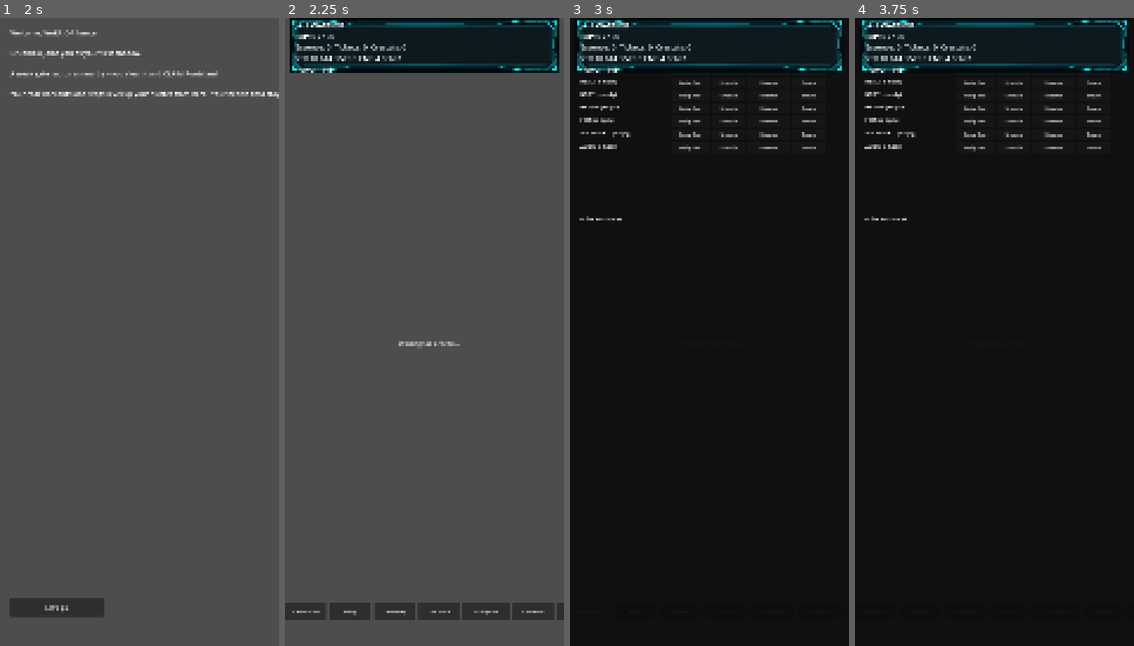
Above: before the commit, frames 1-4 (left to right).
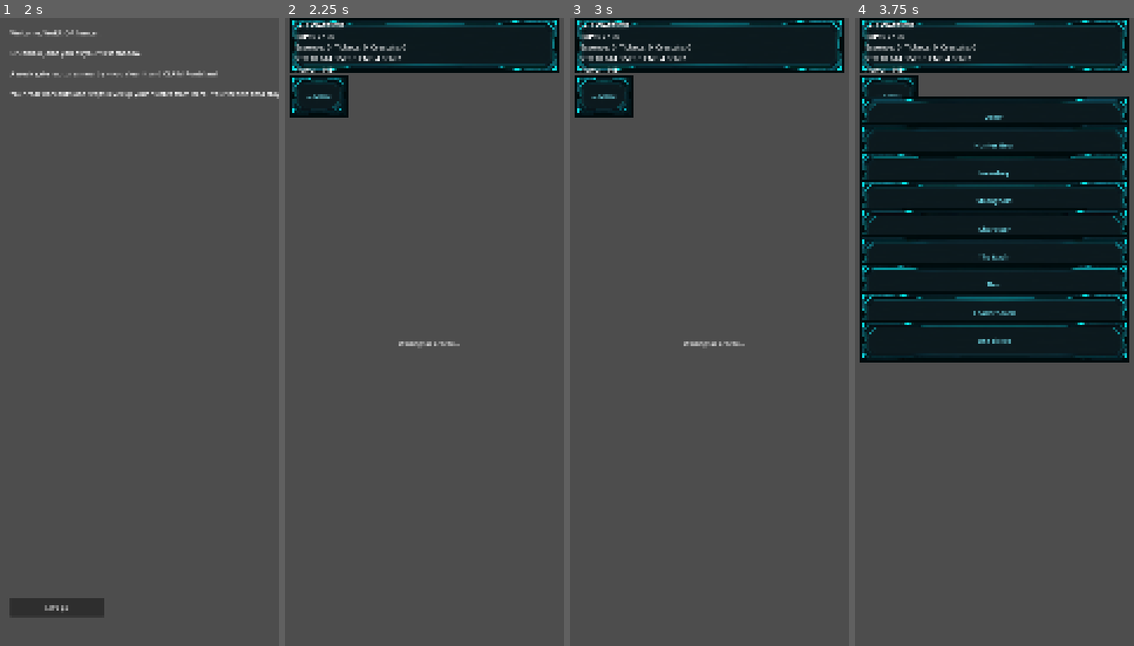
Above: after the commit, the same moments.

Repository: Luke-AI-Developments/HollowHunter
Game: Godot game, scene res://scenes/main.tscn
Same seed, same stepped clock (60 frames per second), same inputs: the game is played once before the commit and once after it.
Inputs (mouse positions are in pixels of both pictures, inside the frame that each line leads up to):
- Up to frame 1 (2 s): tap Enter at 0.5 s; move the mouse to (200, 300) at 0.52 s; hold Shift 0.53-1.25 s; click (200, 300) at 0.67 s; click "Warrior" at 1.25 s
- Up to frame 2 (2.25 s): click "Let's go" at 2 s
- Up to frame 3 (3 s): click (589, 608) at 2.75 s, where only the run before the commit has a clickable "Hunter Gear"
- Up to frame 4 (3.75 s): click (888, 93) at 3.5 s, where only the run after the commit has a clickable "☰ Menu"

Frame 1 is identical in both runs. In frame 2, 3.9% of the frame differs, in the area x 0-100%, y 9-96%; in frame 3, 90%, in the area x 0-100%, y 0-100%; in frame 4, 56%.

Commit message:
feat: fold-out home nav menu replaces the bottom scroll bar
☰ Menu button top-left unfolds 9 full-width cyan-glass banners over the
map (ui_system_frame nine-patch, cyan font, matching the popups). The 9
@onready button refs repoint from NavScroll/NavRow to NavMenu/BannerList;
every nav handler is reused. Each banner also connects _close_nav_menu so
picking one navigates and folds the menu away. Nav order re-sorted:
management screens first, Use Ticket last.

Co-Authored-By: Claude Sonnet 5 <noreply@anthropic.com>
Claude-Session: https://claude.ai/code/session_011ZyXxpF6DuowwNkHmsaD2W

Diff:
--- a/scenes/main.gd
+++ b/scenes/main.gd
@@ -66,28 +66,30 @@
 @onready var system_panel: SystemPanel = $GameUI/SystemPanel
 @onready var marker_card_subtitle_label: Label = $GameUI/MarkerCard/SubtitleLabel
 @onready var marker_card_action_button: Button = $GameUI/MarkerCard/ActionButton
-@onready var inventory_button: Button = $GameUI/NavScroll/NavRow/InventoryButton
+@onready var menu_button: Button = $GameUI/NavMenu/MenuButton
+@onready var banner_list: Node2D = $GameUI/NavMenu/BannerList
+@onready var inventory_button: Button = $GameUI/NavMenu/BannerList/InventoryBanner
 @onready var inventory_view: InventoryView = $GameUI/InventoryPanel
-@onready var hunter_gear_button: Button = $GameUI/NavScroll/NavRow/HunterGearButton
+@onready var hunter_gear_button: Button = $GameUI/NavMenu/BannerList/HunterGearBanner
 @onready var hunter_gear_view: HunterGearView = $GameUI/HunterGearPanel
 @onready var shadow_gear_view: ShadowGearView = $GameUI/ShadowGearPanel
-@onready var army_button: Button = $GameUI/NavScroll/NavRow/ArmyButton
+@onready var army_button: Button = $GameUI/NavMenu/BannerList/ArmyBanner
 @onready var army_view: ArmyView = $GameUI/ArmyPanel
-@onready var nadir_button: Button = $GameUI/NavScroll/NavRow/NadirButton
+@onready var nadir_button: Button = $GameUI/NavMenu/BannerList/NadirBanner
 @onready var nadir_panel: Node2D = $GameUI/NadirPanel
 @onready var nadir_info_label: Label = $GameUI/NadirPanel/InfoLabel
 @onready var nadir_take_on_button: Button = $GameUI/NadirPanel/TakeOnButton
-@onready var stronghold_button: Button = $GameUI/NavScroll/NavRow/StrongholdButton
+@onready var stronghold_button: Button = $GameUI/NavMenu/BannerList/StrongholdBanner
 @onready var stronghold_view: StrongholdView = $GameUI/StrongholdPanel
 @onready var place_stronghold_button: Button = $GameUI/StrongholdPanel/PlaceStrongholdButton
 @onready var confirm_stronghold_button: Button = $GameUI/ConfirmStrongholdButton
 @onready var cancel_stronghold_button: Button = $GameUI/CancelStrongholdButton
-@onready var character_button: Button = $GameUI/NavScroll/NavRow/CharacterButton
+@onready var character_button: Button = $GameUI/NavMenu/BannerList/CharacterBanner
 @onready var character_view: CharacterView = $GameUI/CharacterPanel
-@onready var use_ticket_button: Button = $GameUI/NavScroll/NavRow/UseTicketButton
-@onready var shop_button: Button = $GameUI/NavScroll/NavRow/ShopButton
+@onready var use_ticket_button: Button = $GameUI/NavMenu/BannerList/UseTicketBanner
+@onready var shop_button: Button = $GameUI/NavMenu/BannerList/ShopBanner
 @onready var shop_view: ShopView = $GameUI/ShopPanel
-@onready var leaderboard_button: Button = $GameUI/NavScroll/NavRow/LeaderboardButton
+@onready var leaderboard_button: Button = $GameUI/NavMenu/BannerList/LeaderboardBanner
 @onready var leaderboard_view: LeaderboardView = $GameUI/LeaderboardPanel
 @onready var gate_break_panel: Node2D = $GameUI/GateBreakPanel
 @onready var gate_break_info_label: Label = $GameUI/GateBreakPanel/InfoLabel
@@ -270,6 +272,8 @@
 func _setup_gear_panels() -> void:
 	if not hunter_gear_button.pressed.is_connected(_on_hunter_gear_button_pressed):
 		hunter_gear_button.pressed.connect(_on_hunter_gear_button_pressed)
+		menu_button.pressed.connect(_on_menu_button_pressed)
+		hunter_gear_button.pressed.connect(_close_nav_menu)
 		hunter_gear_view.state_changed.connect(_on_state_changed)
 		shadow_gear_view.state_changed.connect(_on_state_changed)
 		army_button.pressed.connect(
@@ -277,6 +281,7 @@
 				_hide_marker_card()
 				army_view.open()
 		)
+		army_button.pressed.connect(_close_nav_menu)
 		army_view.state_changed.connect(_on_state_changed)
 		army_view.mass_convert_result.connect(
 			func(msg: String) -> void: system_toast.show_toast(msg.lstrip("\n"))
@@ -289,8 +294,10 @@
 				_hide_marker_card()
 				inventory_view.open()
 		)
+		inventory_button.pressed.connect(_close_nav_menu)
 		inventory_view.state_changed.connect(_on_state_changed)
 		nadir_button.pressed.connect(_on_nadir_button_pressed)
+		nadir_button.pressed.connect(_close_nav_menu)
 		$GameUI/NadirPanel/CloseButton.pressed.connect(_on_nadir_close_pressed)
 		nadir_take_on_button.pressed.connect(_on_nadir_take_on_pressed)
 		stronghold_button.pressed.connect(
@@ -298,6 +305,7 @@
 				_hide_marker_card()
 				stronghold_view.open()
 		)
+		stronghold_button.pressed.connect(_close_nav_menu)
 		stronghold_view.state_changed.connect(_on_state_changed)
 		stronghold_view.collected.connect(
 			func(msg: String) -> void: system_panel.show_panel("STRONGHOLD", msg.lstrip("\n"))
@@ -309,10 +317,13 @@
 		confirm_stronghold_button.pressed.connect(_on_confirm_stronghold_pressed)
 		cancel_stronghold_button.pressed.connect(_on_cancel_stronghold_pressed)
 		character_button.pressed.connect(_on_character_button_pressed)
+		character_button.pressed.connect(_close_nav_menu)
 		character_view.state_changed.connect(_on_state_changed)
 		character_view.trial_result.connect(_on_character_trial_result)
 		use_ticket_button.pressed.connect(_on_use_ticket_pressed)
+		use_ticket_button.pressed.connect(_close_nav_menu)
 		shop_button.pressed.connect(_on_shop_button_pressed)
+		shop_button.pressed.connect(_close_nav_menu)
 		shop_view.close_requested.connect(func() -> void: shop_view.visible = false)
 		shop_view.buy_ticket_bundle_requested.connect(_on_buy_ticket_bundle_requested)
 		shop_view.buy_essence_bundle_requested.connect(_on_buy_essence_bundle_requested)
@@ -322,6 +333,7 @@
 				_hide_marker_card()
 				leaderboard_view.open()
 		)
+		leaderboard_button.pressed.connect(_close_nav_menu)
 		gate_break_accept_button.pressed.connect(_on_gate_break_accept_pressed)
 		gate_break_dismiss_button.pressed.connect(_on_gate_break_dismiss_pressed)
 		gate_break_timer.timeout.connect(_maybe_offer_gate_break)
@@ -894,6 +906,14 @@
 	_show_ticket_gate_card(_pending_ticket_gate)
 
 
+func _on_menu_button_pressed() -> void:
+	banner_list.visible = not banner_list.visible
+
+
+func _close_nav_menu() -> void:
+	banner_list.visible = false
+
+
 func _on_place_stronghold_pressed() -> void:
 	stronghold_view.visible = false
 	map_view.begin_stronghold_placement()
--- a/scenes/main.tscn
+++ b/scenes/main.tscn
@@ -16,6 +16,13 @@
 [ext_resource type="Script" path="res://scenes/system_panel.gd" id="14"]
 [ext_resource type="Texture2D" path="res://art/ui/ui_system_frame.webp" id="15"]
 
+[sub_resource type="StyleBoxTexture" id="StyleBoxTexture_navbanner"]
+texture = ExtResource("15")
+texture_margin_left = 64.0
+texture_margin_top = 64.0
+texture_margin_right = 64.0
+texture_margin_bottom = 64.0
+
 [node name="Main" type="Node2D"]
 script = ExtResource("1")
 
@@ -139,6 +146,171 @@
 position = Vector2(540, 1265)
 script = ExtResource("2")
 
+[node name="NavMenu" type="Node2D" parent="GameUI"]
+
+[node name="MenuButton" type="Button" parent="GameUI/NavMenu"]
+offset_left = 20.0
+offset_top = 220.0
+offset_right = 200.0
+offset_bottom = 290.0
+theme_override_colors/font_color = Color(0.498, 0.941, 1.0, 1)
+theme_override_colors/font_hover_color = Color(0.498, 0.941, 1.0, 1)
+theme_override_colors/font_pressed_color = Color(0.498, 0.941, 1.0, 1)
+theme_override_colors/font_focus_color = Color(0.498, 0.941, 1.0, 1)
+theme_override_font_sizes/font_size = 24
+theme_override_styles/normal = SubResource("StyleBoxTexture_navbanner")
+theme_override_styles/hover = SubResource("StyleBoxTexture_navbanner")
+theme_override_styles/pressed = SubResource("StyleBoxTexture_navbanner")
+theme_override_styles/focus = SubResource("StyleBoxTexture_navbanner")
+text = "☰ Menu"
+
+[node name="BannerList" type="Node2D" parent="GameUI/NavMenu"]
+visible = false
+
+[node name="ArmyBanner" type="Button" parent="GameUI/NavMenu/BannerList"]
+offset_left = 20.0
+offset_top = 300.0
+offset_right = 1060.0
+offset_bottom = 396.0
+theme_override_colors/font_color = Color(0.498, 0.941, 1.0, 1)
+theme_override_colors/font_hover_color = Color(0.498, 0.941, 1.0, 1)
+theme_override_colors/font_pressed_color = Color(0.498, 0.941, 1.0, 1)
+theme_override_colors/font_focus_color = Color(0.498, 0.941, 1.0, 1)
+theme_override_font_sizes/font_size = 26
+theme_override_styles/normal = SubResource("StyleBoxTexture_navbanner")
+theme_override_styles/hover = SubResource("StyleBoxTexture_navbanner")
+theme_override_styles/pressed = SubResource("StyleBoxTexture_navbanner")
+theme_override_styles/focus = SubResource("StyleBoxTexture_navbanner")
+text = "Army"
+
+[node name="HunterGearBanner" type="Button" parent="GameUI/NavMenu/BannerList"]
+offset_left = 20.0
+offset_top = 408.0
+offset_right = 1060.0
+offset_bottom = 504.0
+theme_override_colors/font_color = Color(0.498, 0.941, 1.0, 1)
+theme_override_colors/font_hover_color = Color(0.498, 0.941, 1.0, 1)
+theme_override_colors/font_pressed_color = Color(0.498, 0.941, 1.0, 1)
+theme_override_colors/font_focus_color = Color(0.498, 0.941, 1.0, 1)
+theme_override_font_sizes/font_size = 26
+theme_override_styles/normal = SubResource("StyleBoxTexture_navbanner")
+theme_override_styles/hover = SubResource("StyleBoxTexture_navbanner")
+theme_override_styles/pressed = SubResource("StyleBoxTexture_navbanner")
+theme_override_styles/focus = SubResource("StyleBoxTexture_navbanner")
+text = "Hunter Gear"
+
+[node name="InventoryBanner" type="Button" parent="GameUI/NavMenu/BannerList"]
+offset_left = 20.0
+offset_top = 516.0
+offset_right = 1060.0
+offset_bottom = 612.0
+theme_override_colors/font_color = Color(0.498, 0.941, 1.0, 1)
+theme_override_colors/font_hover_color = Color(0.498, 0.941, 1.0, 1)
+theme_override_colors/font_pressed_color = Color(0.498, 0.941, 1.0, 1)
+theme_override_colors/font_focus_color = Color(0.498, 0.941, 1.0, 1)
+theme_override_font_sizes/font_size = 26
+theme_override_styles/normal = SubResource("StyleBoxTexture_navbanner")
+theme_override_styles/hover = SubResource("StyleBoxTexture_navbanner")
+theme_override_styles/pressed = SubResource("StyleBoxTexture_navbanner")
+theme_override_styles/focus = SubResource("StyleBoxTexture_navbanner")
+text = "Inventory"
+
+[node name="StrongholdBanner" type="Button" parent="GameUI/NavMenu/BannerList"]
+offset_left = 20.0
+offset_top = 624.0
+offset_right = 1060.0
+offset_bottom = 720.0
+theme_override_colors/font_color = Color(0.498, 0.941, 1.0, 1)
+theme_override_colors/font_hover_color = Color(0.498, 0.941, 1.0, 1)
+theme_override_colors/font_pressed_color = Color(0.498, 0.941, 1.0, 1)
+theme_override_colors/font_focus_color = Color(0.498, 0.941, 1.0, 1)
+theme_override_font_sizes/font_size = 26
+theme_override_styles/normal = SubResource("StyleBoxTexture_navbanner")
+theme_override_styles/hover = SubResource("StyleBoxTexture_navbanner")
+theme_override_styles/pressed = SubResource("StyleBoxTexture_navbanner")
+theme_override_styles/focus = SubResource("StyleBoxTexture_navbanner")
+text = "Stronghold"
+
+[node name="CharacterBanner" type="Button" parent="GameUI/NavMenu/BannerList"]
+offset_left = 20.0
+offset_top = 732.0
+offset_right = 1060.0
+offset_bottom = 828.0
+theme_override_colors/font_color = Color(0.498, 0.941, 1.0, 1)
+theme_override_colors/font_hover_color = Color(0.498, 0.941, 1.0, 1)
+theme_override_colors/font_pressed_color = Color(0.498, 0.941, 1.0, 1)
+theme_override_colors/font_focus_color = Color(0.498, 0.941, 1.0, 1)
+theme_override_font_sizes/font_size = 26
+theme_override_styles/normal = SubResource("StyleBoxTexture_navbanner")
+theme_override_styles/hover = SubResource("StyleBoxTexture_navbanner")
+theme_override_styles/pressed = SubResource("StyleBoxTexture_navbanner")
+theme_override_styles/focus = SubResource("StyleBoxTexture_navbanner")
+text = "Character"
+
+[node name="NadirBanner" type="Button" parent="GameUI/NavMenu/BannerList"]
+offset_left = 20.0
+offset_top = 840.0
+offset_right = 1060.0
+offset_bottom = 936.0
+theme_override_colors/font_color = Color(0.498, 0.941, 1.0, 1)
+theme_override_colors/font_hover_color = Color(0.498, 0.941, 1.0, 1)
+theme_override_colors/font_pressed_color = Color(0.498, 0.941, 1.0, 1)
+theme_override_colors/font_focus_color = Color(0.498, 0.941, 1.0, 1)
+theme_override_font_sizes/font_size = 26
+theme_override_styles/normal = SubResource("StyleBoxTexture_navbanner")
+theme_override_styles/hover = SubResource("StyleBoxTexture_navbanner")
+theme_override_styles/pressed = SubResource("StyleBoxTexture_navbanner")
+theme_override_styles/focus = SubResource("StyleBoxTexture_navbanner")
+text = "The Nadir"
+
+[node name="ShopBanner" type="Button" parent="GameUI/NavMenu/BannerList"]
+offset_left = 20.0
+offset_top = 948.0
+offset_right = 1060.0
+offset_bottom = 1044.0
+theme_override_colors/font_color = Color(0.498, 0.941, 1.0, 1)
+theme_override_colors/font_hover_color = Color(0.498, 0.941, 1.0, 1)
+theme_override_colors/font_pressed_color = Color(0.498, 0.941, 1.0, 1)
+theme_override_colors/font_focus_color = Color(0.498, 0.941, 1.0, 1)
+theme_override_font_sizes/font_size = 26
+theme_override_styles/normal = SubResource("StyleBoxTexture_navbanner")
+theme_override_styles/hover = SubResource("StyleBoxTexture_navbanner")
+theme_override_styles/pressed = SubResource("StyleBoxTexture_navbanner")
+theme_override_styles/focus = SubResource("StyleBoxTexture_navbanner")
+text = "Shop"
+
+[node name="LeaderboardBanner" type="Button" parent="GameUI/NavMenu/BannerList"]
+offset_left = 20.0
+offset_top = 1056.0
+offset_right = 1060.0
+offset_bottom = 1152.0
+theme_override_colors/font_color = Color(0.498, 0.941, 1.0, 1)
+theme_override_colors/font_hover_color = Color(0.498, 0.941, 1.0, 1)
+theme_override_colors/font_pressed_color = Color(0.498, 0.941, 1.0, 1)
+theme_override_colors/font_focus_color = Color(0.498, 0.941, 1.0, 1)
+theme_override_font_sizes/font_size = 26
+theme_override_styles/normal = SubResource("StyleBoxTexture_navbanner")
+theme_override_styles/hover = SubResource("StyleBoxTexture_navbanner")
+theme_override_styles/pressed = SubResource("StyleBoxTexture_navbanner")
+theme_override_styles/focus = SubResource("StyleBoxTexture_navbanner")
+text = "Leaderboard"
+
+[node name="UseTicketBanner" type="Button" parent="GameUI/NavMenu/BannerList"]
+offset_left = 20.0
+offset_top = 1164.0
+offset_right = 1060.0
+offset_bottom = 1260.0
+theme_override_colors/font_color = Color(0.498, 0.941, 1.0, 1)
+theme_override_colors/font_hover_color = Color(0.498, 0.941, 1.0, 1)
+theme_override_colors/font_pressed_color = Color(0.498, 0.941, 1.0, 1)
+theme_override_colors/font_focus_color = Color(0.498, 0.941, 1.0, 1)
+theme_override_font_sizes/font_size = 26
+theme_override_styles/normal = SubResource("StyleBoxTexture_navbanner")
+theme_override_styles/hover = SubResource("StyleBoxTexture_navbanner")
+theme_override_styles/pressed = SubResource("StyleBoxTexture_navbanner")
+theme_override_styles/focus = SubResource("StyleBoxTexture_navbanner")
+text = "Use Ticket"
+
 [node name="MarkerCard" type="Panel" parent="GameUI"]
 visible = false
 z_index = 1
@@ -188,63 +360,6 @@
 offset_bottom = 270.0
 theme_override_font_sizes/font_size = 20
 text = "Cancel"
-
-[node name="NavScroll" type="ScrollContainer" parent="GameUI"]
-offset_left = 0.0
-offset_top = 2260.0
-offset_right = 1080.0
-offset_bottom = 2380.0
-horizontal_scroll_mode = 3
-vertical_scroll_mode = 0
-
-[node name="NavRow" type="HBoxContainer" parent="GameUI/NavScroll"]
-layout_mode = 2
-theme_override_constants/separation = 12
-
-[node name="HunterGearButton" type="Button" parent="GameUI/NavScroll/NavRow"]
-custom_minimum_size = Vector2(160, 60)
-theme_override_font_sizes/font_size = 18
-text = "Hunter Gear"
-
-[node name="ArmyButton" type="Button" parent="GameUI/NavScroll/NavRow"]
-custom_minimum_size = Vector2(160, 60)
-theme_override_font_sizes/font_size = 18
-text = "Army"
-
-[node name="InventoryButton" type="Button" parent="GameUI/NavScroll/NavRow"]
-custom_minimum_size = Vector2(160, 60)
-theme_override_font_sizes/font_size = 18
-text = "Inventory"
-
-[node name="NadirButton" type="Button" parent="GameUI/NavScroll/NavRow"]
-custom_minimum_size = Vector2(160, 60)
-theme_override_font_sizes/font_size = 18
-text = "The Nadir"
-
-[node name="StrongholdButton" type="Button" parent="GameUI/NavScroll/NavRow"]
-custom_minimum_size = Vector2(180, 60)
-theme_override_font_sizes/font_size = 18
-text = "Stronghold"
-
-[node name="CharacterButton" type="Button" parent="GameUI/NavScroll/NavRow"]
-custom_minimum_size = Vector2(160, 60)
-theme_override_font_sizes/font_size = 18
-text = "Character"
-
-[node name="UseTicketButton" type="Button" parent="GameUI/NavScroll/NavRow"]
-custom_minimum_size = Vector2(160, 60)
-theme_override_font_sizes/font_size = 18
-text = "Use Ticket"
-
-[node name="ShopButton" type="Button" parent="GameUI/NavScroll/NavRow"]
-custom_minimum_size = Vector2(140, 60)
-theme_override_font_sizes/font_size = 18
-text = "Shop"
-
-[node name="LeaderboardButton" type="Button" parent="GameUI/NavScroll/NavRow"]
-custom_minimum_size = Vector2(200, 60)
-theme_override_font_sizes/font_size = 18
-text = "Leaderboard"
 
 [node name="HunterGearPanel" type="Node2D" parent="GameUI"]
 visible = false
Not shown: 1 places in scenes/main.tscn that only renumber resources
